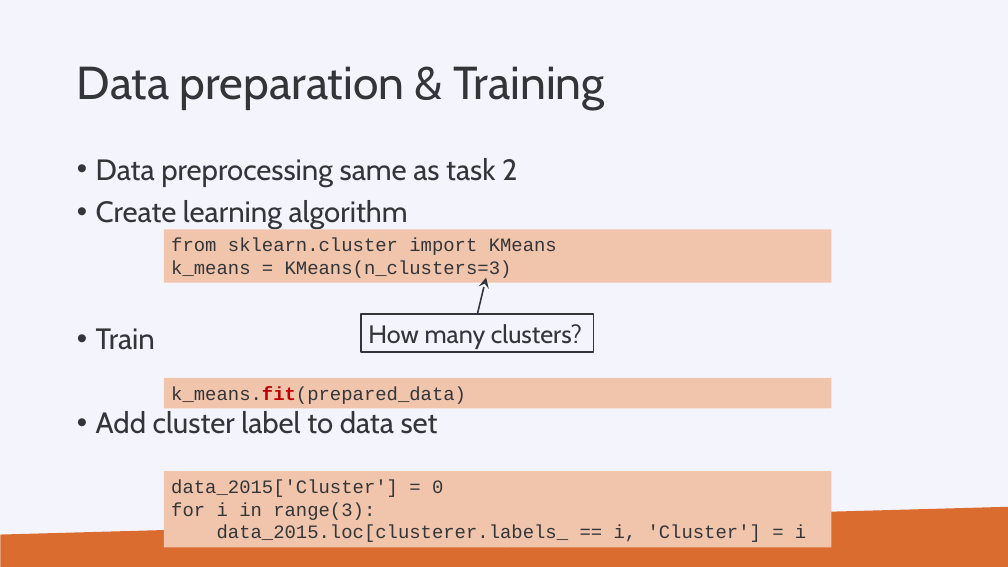
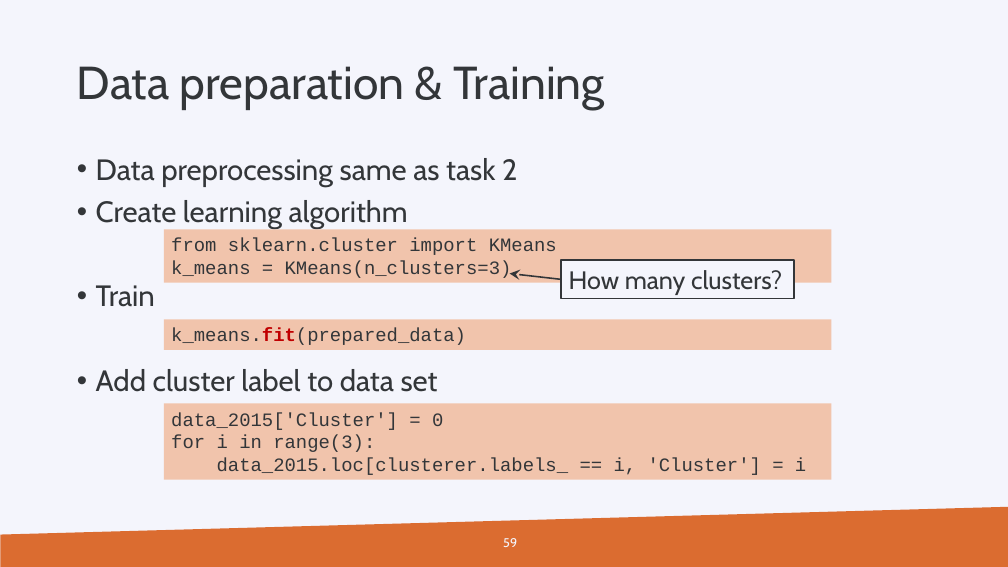
Before and after one commit to gjbex/Machine-learning-with-Python, a slide deck: slide 59 of python_for_machine_learning.pptx. Drawn at 1008x567 pixels with LibreOffice and Linux fonts; fonts in the diff are those of the drawing; background and template pictures are left out. Boxes give left, top, right and bottom in pixels: in the first picture for what was removed or moved away, otherwise in the second. Text is boxed around its words. In the diff, an @@ line names an element or a change of style, - is before the commit and + after.

```diff
--- a/python_for_machine_learning.pptx
+++ b/python_for_machine_learning.pptx
@@ text "Data preprocessing same as task ..." rewrapped from bbox=[96, 158, 517, 434] to bbox=[96, 158, 517, 392] @@
@@ rectangle "How many clusters?": place and size @@
-rectangle "How many clusters?" at bbox=[361, 315, 594, 352]
+rectangle "How many clusters?" at bbox=[561, 260, 794, 298]
@@ arrow moved from (477, 315) - (486, 278) to (561, 280) - (510, 274) @@
@@ rectangle "k_means.fit(prepared_data)": place and size @@
-rectangle "k_means.fit(prepared_data)" at bbox=[164, 378, 832, 408]
+rectangle "k_means.fit(prepared_data)" at bbox=[164, 319, 832, 349]
@@ rectangle "data_2015['Cluster'] = 0": place and size @@
-rectangle "data_2015['Cluster'] = 0" at bbox=[164, 471, 832, 547]
+rectangle "data_2015['Cluster'] = 0" at bbox=[164, 404, 832, 480]
```
Also in this commit, not shown: 15 other slides changed.
